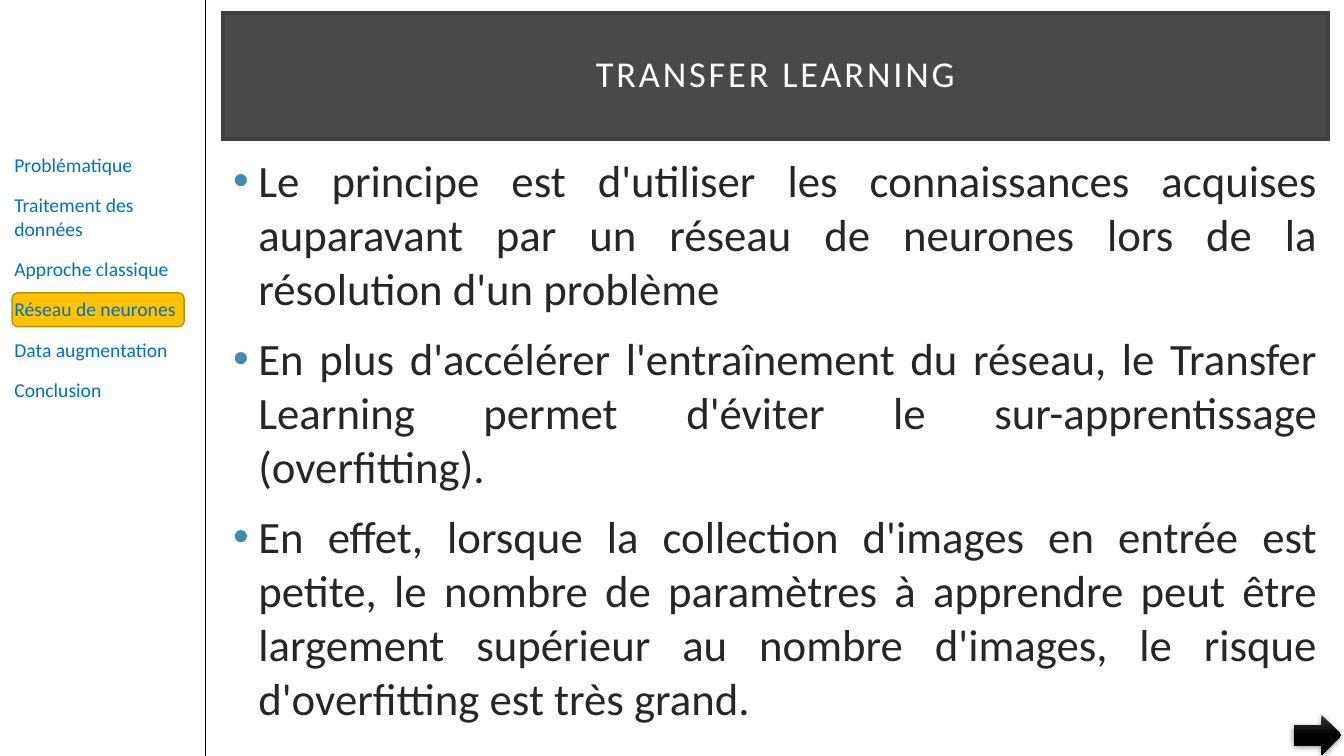
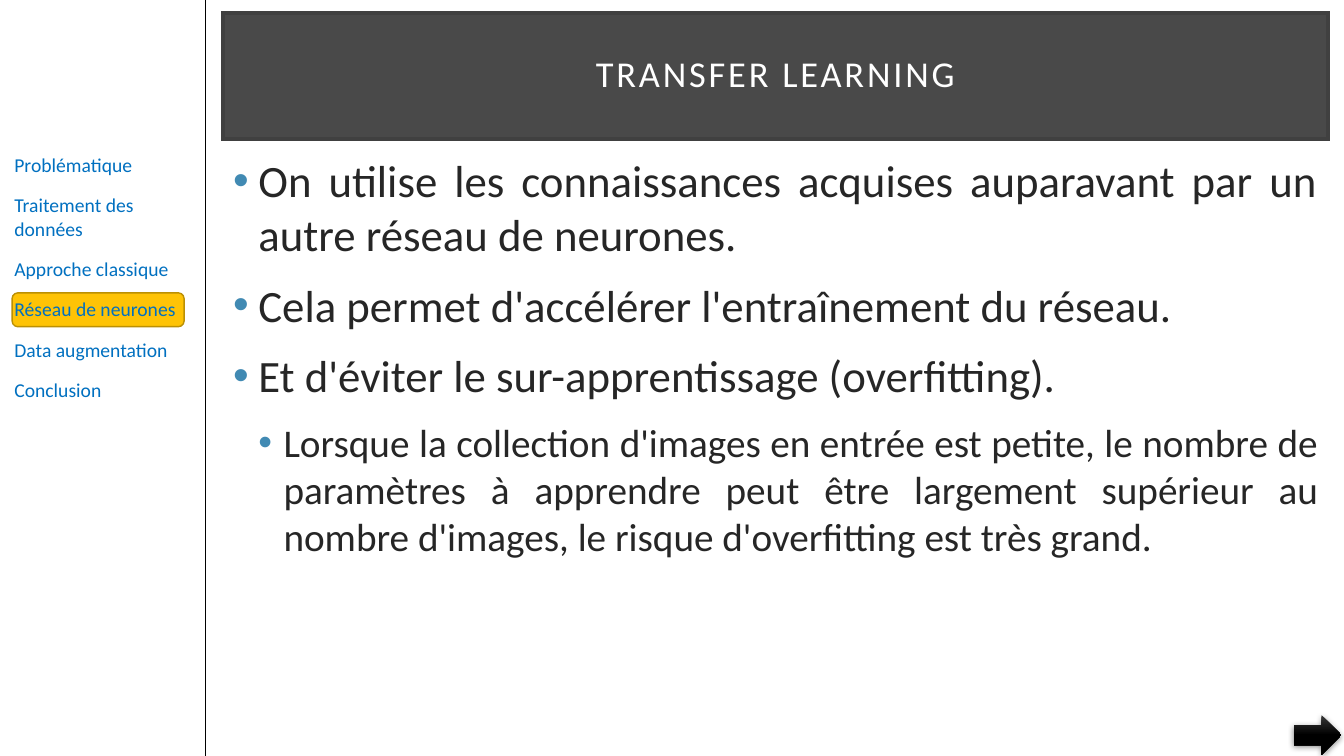
Before and after one commit to pfroide/python, a slide deck: slide 26 of Projet_7/p7.pptx. Drawn at 1344x756 pixels with LibreOffice and Linux fonts; fonts in the diff are those of the drawing. Boxes give left, top, right and bottom in pixels: in the first picture for what was removed or moved away, otherwise in the second. Text is boxed around its words. In the diff, an @@ line names an element or a change of style, - is before the commit and + after.

```diff
--- a/Projet_7/p7.pptx
+++ b/Projet_7/p7.pptx
@@ text at (x1=258, y1=166, x2=1318, y2=558): text changed @@
-• Le principe est d'utiliser les connaissances acquises auparavant par un réseau de neurones lors de la résolution d'un problème
-• En plus d'accélérer l'entraînement du réseau, le Transfer Learning permet d'éviter le sur-apprentissage (overfitting).
-• En effet, lorsque la collection d'images en entrée est petite, le nombre de paramètres à apprendre peut être largement supérieur au nombre d'images, le risque d'overfitting est très grand.
+• On utilise les connaissances acquises auparavant par un autre réseau de neurones.
+• Cela permet d'accélérer l'entraînement du réseau.
+• Et d'éviter le sur-apprentissage (overfitting).
+  • Lorsque la collection d'images en entrée est petite, le nombre de paramètres à apprendre peut être largement supérieur au nombre d'images, le risque d'overfitting est très grand.
```
Also in this commit, not shown: 17 other slides changed, 2 slides added, 1 slide removed.
